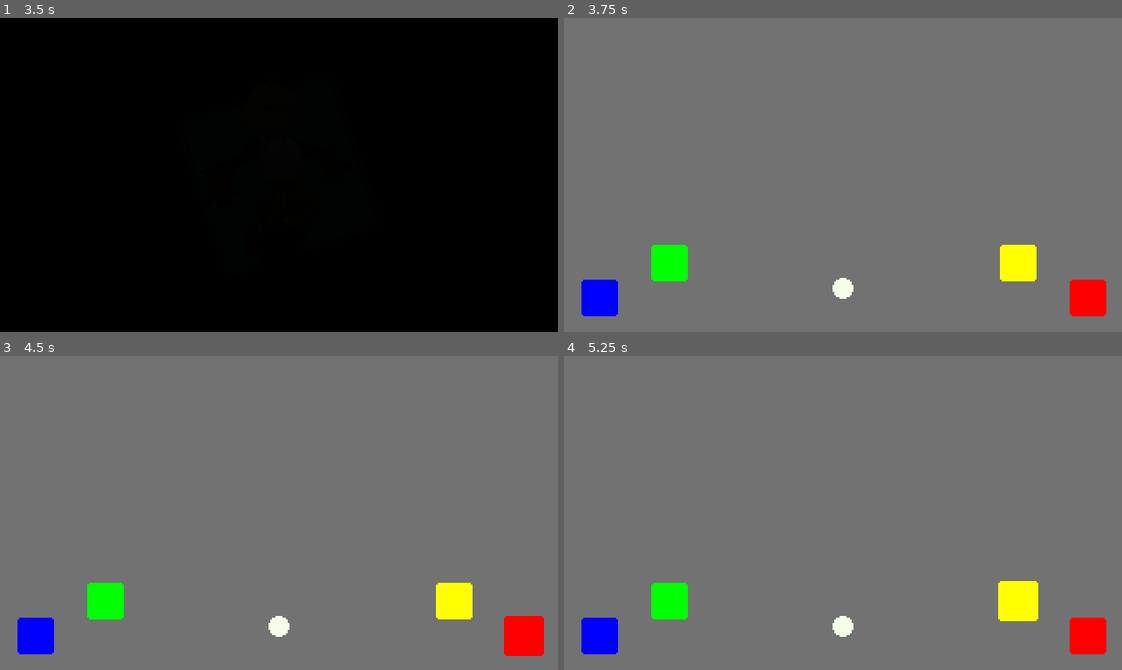
Above: before the commit, frames 1-4 (two rows, left to right).
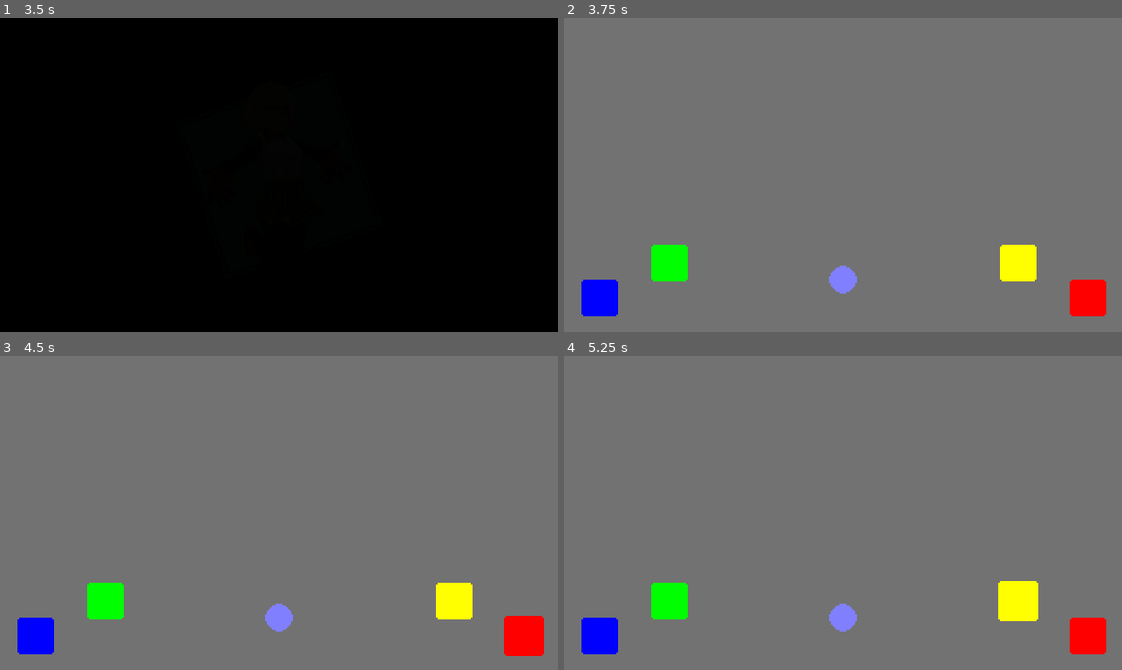
Above: after the commit, the same moments.

Repository: MTareqAzim/root-for-you
Game: Godot game, scene res://scenes/main_scenes/main_game.tscn
The game is run twice, just before and just after one commit, with the same random seed, the same clock (stepped at 60 frames per second) and the same inputs. The engine's default icon, where the game draws it, is replaced by a stand-in: a white triangle on a blue panel in a dark square.
Inputs:
- Up to frame 1 (3.5 s): tap Enter (start) at 0.5, 1.25, 2 s; hold Right (ui_right) 0.53-1.28 s; tap L (attack) at 0.6 s; hold Backspace (back) 1.28-2.03 s; tap I (block) at 1.35 s; hold Right (ui_right) 2.03-2.78 s; tap W (heal) at 2.1 s; hold Up (ui_up) from 2.78 s (still down); tap A (magic) at 2.85 s
- Up to frame 2 (3.75 s): release Up (ui_up) at 3.53 s; hold Left (ui_left) from 3.53 s (still down); hold Enter (start) from 3.53 s (still down)
- Up to frame 3 (4.5 s): keep holding Left (ui_left); release Enter (start) at 4.28 s; tap L (attack) at 4.35 s
- Up to frame 4 (5.25 s): tap Enter (start) at 5 s; release Left (ui_left) at 5.03 s; hold Backspace (back) from 5.03 s (still down); tap I (block) at 5.1 s

Frame 1 is identical in both runs. In frame 2, 0.4% of the frame differs, in the area x 47-53%, y 78-90%; in frame 3, 0.4%; in frame 4, 0.4%.

Commit message:
Made the beats palette swappable.

Diff:
--- a/scenes/ui_scenes/beat_keeper.tscn
+++ b/scenes/ui_scenes/beat_keeper.tscn
@@ -1,34 +1,69 @@
-[gd_scene load_steps=13 format=2]
+[gd_scene load_steps=16 format=2]
 
 [ext_resource path="res://scripts/beat_keeper.gd" type="Script" id=1]
-[ext_resource path="res://assets/art/beat/pronounced_1.png" type="Texture" id=2]
-[ext_resource path="res://assets/art/beat/pronounced_2.png" type="Texture" id=3]
+[ext_resource path="res://assets/art/beat/pronounced_0.png" type="Texture" id=2]
+[ext_resource path="res://assets/art/beat/pronounced_1.png" type="Texture" id=3]
 [ext_resource path="res://assets/art/beat/regular_2.png" type="Texture" id=4]
-[ext_resource path="res://assets/art/beat/base.png" type="Texture" id=5]
+[ext_resource path="res://assets/art/beat/shrink.png" type="Texture" id=5]
 [ext_resource path="res://assets/sounds/regular_wah.wav" type="AudioStream" id=6]
-[ext_resource path="res://assets/art/beat/pronounced_0.png" type="Texture" id=7]
+[ext_resource path="res://assets/art/beat/regular_0.png" type="Texture" id=7]
 [ext_resource path="res://assets/art/beat/regular_1.png" type="Texture" id=8]
-[ext_resource path="res://assets/art/beat/regular_0.png" type="Texture" id=9]
-[ext_resource path="res://scripts/beat_display.gd" type="Script" id=10]
+[ext_resource path="res://assets/art/beat/base.png" type="Texture" id=9]
+[ext_resource path="res://shaders/palette_swapper.gdshader" type="Shader" id=10]
 [ext_resource path="res://assets/sounds/pronounced_wah.wav" type="AudioStream" id=11]
 
-[sub_resource type="SpriteFrames" id=1]
-animations = [ {
-"frames": [ ExtResource( 5 ) ],
-"loop": false,
-"name": "default",
-"speed": 1.0
-}, {
-"frames": [ ExtResource( 2 ), ExtResource( 3 ), ExtResource( 3 ), ExtResource( 3 ), ExtResource( 7 ) ],
-"loop": false,
-"name": "pronounced",
-"speed": 30.0
-}, {
-"frames": [ ExtResource( 8 ), ExtResource( 4 ), ExtResource( 4 ), ExtResource( 4 ), ExtResource( 9 ) ],
-"loop": false,
-"name": "regular",
-"speed": 30.0
-} ]
+[sub_resource type="ShaderMaterial" id=4]
+shader = ExtResource( 10 )
+shader_param/base_color = Color( 1, 1, 1, 1 )
+
+[sub_resource type="Animation" id=3]
+length = 0.001
+tracks/0/type = "value"
+tracks/0/path = NodePath(".:texture")
+tracks/0/interp = 1
+tracks/0/loop_wrap = true
+tracks/0/imported = false
+tracks/0/enabled = true
+tracks/0/keys = {
+"times": PoolRealArray( 0 ),
+"transitions": PoolRealArray( 1 ),
+"update": 0,
+"values": [ ExtResource( 9 ) ]
+}
+
+[sub_resource type="Animation" id=1]
+resource_name = "pronounced"
+length = 0.175
+step = 0.025
+tracks/0/type = "value"
+tracks/0/path = NodePath(".:texture")
+tracks/0/interp = 1
+tracks/0/loop_wrap = true
+tracks/0/imported = false
+tracks/0/enabled = true
+tracks/0/keys = {
+"times": PoolRealArray( 0, 0.05, 0.1, 0.125, 0.15, 0.175 ),
+"transitions": PoolRealArray( 1, 1, 1, 1, 1, 1 ),
+"update": 1,
+"values": [ ExtResource( 7 ), ExtResource( 3 ), ExtResource( 2 ), ExtResource( 7 ), ExtResource( 5 ), ExtResource( 9 ) ]
+}
+
+[sub_resource type="Animation" id=2]
+resource_name = "regular"
+length = 0.125
+step = 0.025
+tracks/0/type = "value"
+tracks/0/path = NodePath(".:texture")
+tracks/0/interp = 1
+tracks/0/loop_wrap = true
+tracks/0/imported = false
+tracks/0/enabled = true
+tracks/0/keys = {
+"times": PoolRealArray( 0, 0.025, 0.075, 0.1, 0.125 ),
+"transitions": PoolRealArray( 1, 1, 1, 1, 1 ),
+"update": 1,
+"values": [ ExtResource( 9 ), ExtResource( 4 ), ExtResource( 8 ), ExtResource( 5 ), ExtResource( 9 ) ]
+}
 
 [node name="BeatKeeper" type="Control"]
 anchor_right = 1.0
@@ -49,19 +84,19 @@
 pitch_scale = 1.5
 bus = "Beats"
 
-[node name="Control" type="Control" parent="."]
+[node name="BeatDisplay" type="TextureRect" parent="."]
+material = SubResource( 4 )
 anchor_left = 0.5
 anchor_top = 1.0
 anchor_right = 0.5
 anchor_bottom = 1.0
 margin_left = -20.0
-margin_top = -40.0
+margin_top = -50.0
 margin_right = 20.0
+margin_bottom = -10.0
+texture = ExtResource( 9 )
 
-[node name="BeatDisplay" type="AnimatedSprite" parent="Control"]
-position = Vector2( 0, -5 )
-frames = SubResource( 1 )
-centered = false
-script = ExtResource( 10 )
-
-[connection signal="animation_finished" from="Control/BeatDisplay" to="Control/BeatDisplay" method="_on_animation_finished"]
+[node name="AnimationPlayer" type="AnimationPlayer" parent="BeatDisplay"]
+anims/RESET = SubResource( 3 )
+anims/pronounced = SubResource( 1 )
+anims/regular = SubResource( 2 )
--- a/scenes/ui_scenes/cheer_display.tscn
+++ b/scenes/ui_scenes/cheer_display.tscn
@@ -5,7 +5,7 @@
 [ext_resource path="res://assets/art/cheer/placeholder_cheer_1.png" type="Texture" id=3]
 [ext_resource path="res://assets/art/cheer/placeholder_cheer_3.png" type="Texture" id=4]
 [ext_resource path="res://assets/art/cheer/placeholder_cheer_2.png" type="Texture" id=5]
-[ext_resource path="res://shaders/cheer_display.gdshader" type="Shader" id=6]
+[ext_resource path="res://shaders/palette_swapper.gdshader" type="Shader" id=6]
 
 [sub_resource type="ShaderMaterial" id=6]
 shader = ExtResource( 6 )
@@ -52,7 +52,6 @@
 texture = ExtResource( 1 )
 stretch_mode = 3
 script = ExtResource( 2 )
-color = Color( 0.847059, 0.0588235, 0.0588235, 1 )
 
 [node name="AnimationPlayer" type="AnimationPlayer" parent="."]
 anims/RESET = SubResource( 3 )
--- a/scenes/ui_scenes/layouts/corner_layout.tscn
+++ b/scenes/ui_scenes/layouts/corner_layout.tscn
@@ -1,7 +1,7 @@
 [gd_scene load_steps=7 format=2]
 
 [ext_resource path="res://scenes/ui_scenes/cheer_display.tscn" type="PackedScene" id=1]
-[ext_resource path="res://shaders/cheer_display.gdshader" type="Shader" id=2]
+[ext_resource path="res://shaders/palette_swapper.gdshader" type="Shader" id=2]
 [ext_resource path="res://scripts/cheer_manager.gd" type="Script" id=3]
 
 [sub_resource type="ShaderMaterial" id=1]
--- a/scenes/ui_scenes/layouts/face_layout.tscn
+++ b/scenes/ui_scenes/layouts/face_layout.tscn
@@ -1,7 +1,7 @@
 [gd_scene load_steps=7 format=2]
 
 [ext_resource path="res://scenes/ui_scenes/cheer_display.tscn" type="PackedScene" id=1]
-[ext_resource path="res://shaders/cheer_display.gdshader" type="Shader" id=2]
+[ext_resource path="res://shaders/palette_swapper.gdshader" type="Shader" id=2]
 [ext_resource path="res://scripts/cheer_manager.gd" type="Script" id=3]
 
 [sub_resource type="ShaderMaterial" id=1]
--- a/scenes/ui_scenes/layouts/trigger_layout.tscn
+++ b/scenes/ui_scenes/layouts/trigger_layout.tscn
@@ -1,7 +1,7 @@
 [gd_scene load_steps=7 format=2]
 
 [ext_resource path="res://scenes/ui_scenes/cheer_display.tscn" type="PackedScene" id=1]
-[ext_resource path="res://shaders/cheer_display.gdshader" type="Shader" id=2]
+[ext_resource path="res://shaders/palette_swapper.gdshader" type="Shader" id=2]
 [ext_resource path="res://scripts/cheer_manager.gd" type="Script" id=3]
 
 [sub_resource type="ShaderMaterial" id=1]
--- a/scripts/beat_keeper.gd
+++ b/scripts/beat_keeper.gd
@@ -12,10 +12,15 @@
 
 onready var pronounced_sound : AudioStreamPlayer = $PronouncedSound
 onready var regular_sound : AudioStreamPlayer = $RegularSound
-onready var beat_display : AnimatedSprite = $Control/BeatDisplay
+onready var animation_player : AnimationPlayer = $BeatDisplay/AnimationPlayer
 
 var nth_beat : int = -1
 var beat_delta : float = 0.0
+
+
+func _ready() -> void:
+	$BeatDisplay.material.set_shader_param("base_color",
+			Settings.get_color_from_key("beats"))
 
 
 func _process(delta: float) -> void:
@@ -37,10 +42,10 @@
 func _beat(count: int) -> void:
 	if count == 0 and pronounced_beats:
 		pronounced_sound.play()
-		beat_display.play("pronounced")
+		animation_player.play("pronounced")
 	else:
 		regular_sound.play()
-		beat_display.play("regular")
+		animation_player.play("regular")
 
 	emit_signal("beat")
 
Binary file changed: assets/art/beat/base.png
Binary file changed: assets/art/beat/pronounced_0.png
Binary file changed: assets/art/beat/pronounced_1.png
Binary file removed: assets/art/beat/pronounced_2.png
Binary file changed: assets/art/beat/regular_0.png
Binary file changed: assets/art/beat/regular_1.png
Binary file changed: assets/art/beat/regular_2.png
Binary file added: assets/art/beat/shrink.png
Renamed: shaders/cheer_display.gdshader -> shaders/palette_swapper.gdshader
